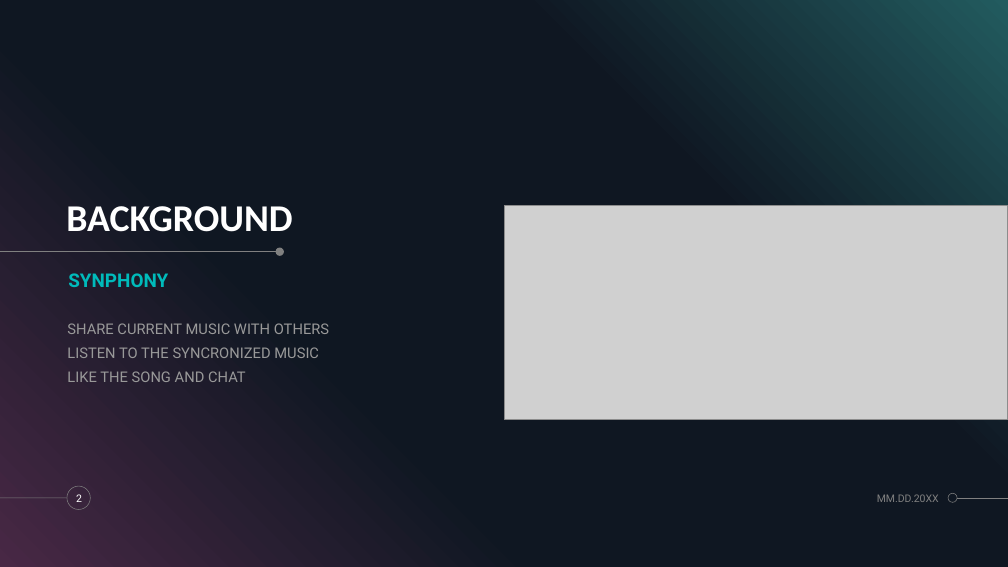
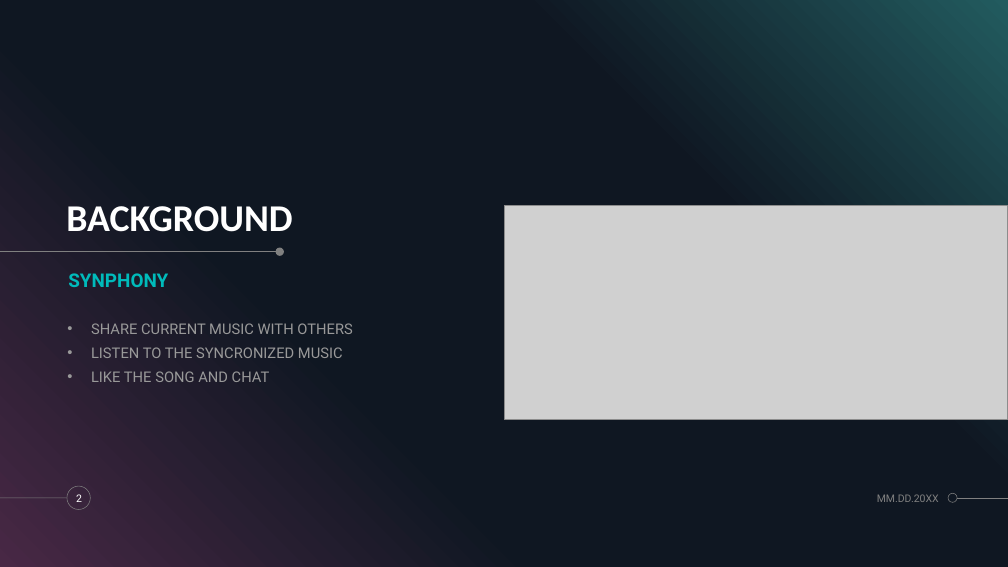
Before and after one commit to nicholeemma/synphony, a slide deck: slide 2 of SYNPHONY.pptx. Drawn at 1008x567 pixels with LibreOffice and Linux fonts; fonts in the diff are those of the drawing; grey boxes stand for pictures. Boxes give left, top, right and bottom in pixels: in the first picture for what was removed or moved away, otherwise in the second. Text is boxed around its words. In the diff, an @@ line names an element or a change of style, - is before the commit and + after.

Commit message:
Save changes in branch ShareLinkLike.

```diff
--- a/SYNPHONY.pptx
+++ b/SYNPHONY.pptx
@@ text "SHARE CURRENT MUSIC WITH OTHERS" at <box>91,323,352,382</box>: bullet none to • @@
```
Also in this commit, not shown: 4 other slides changed, 2 slides added, 1 slide removed, 1 other file.
